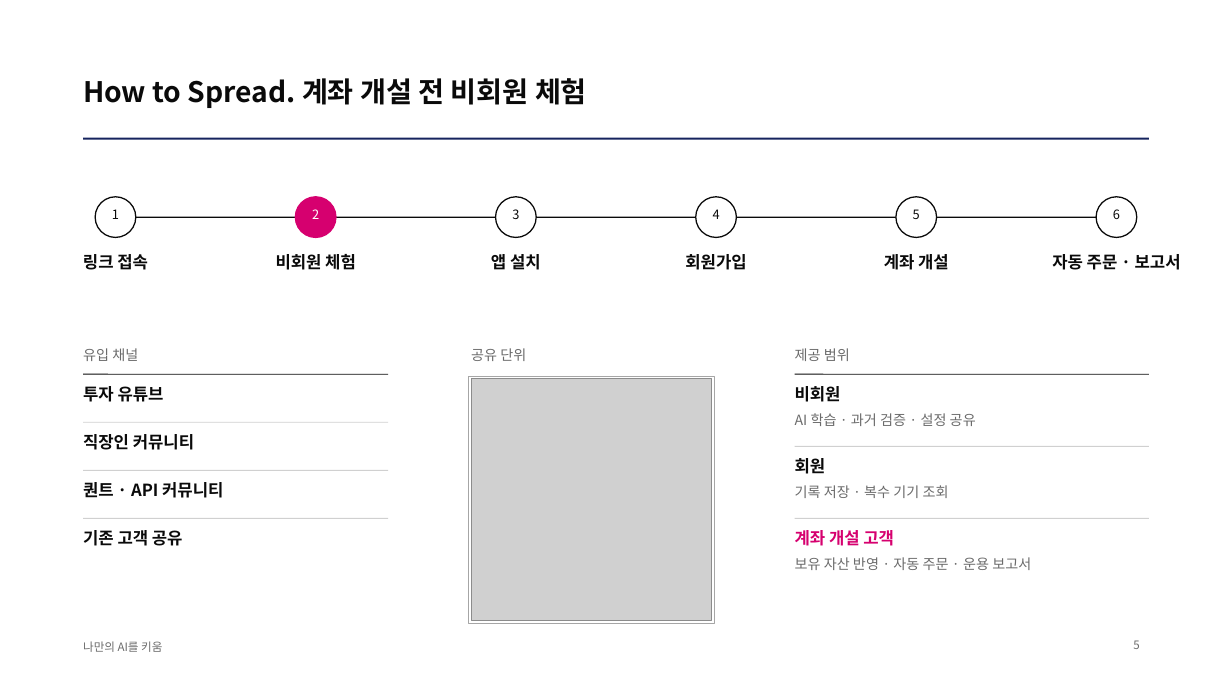
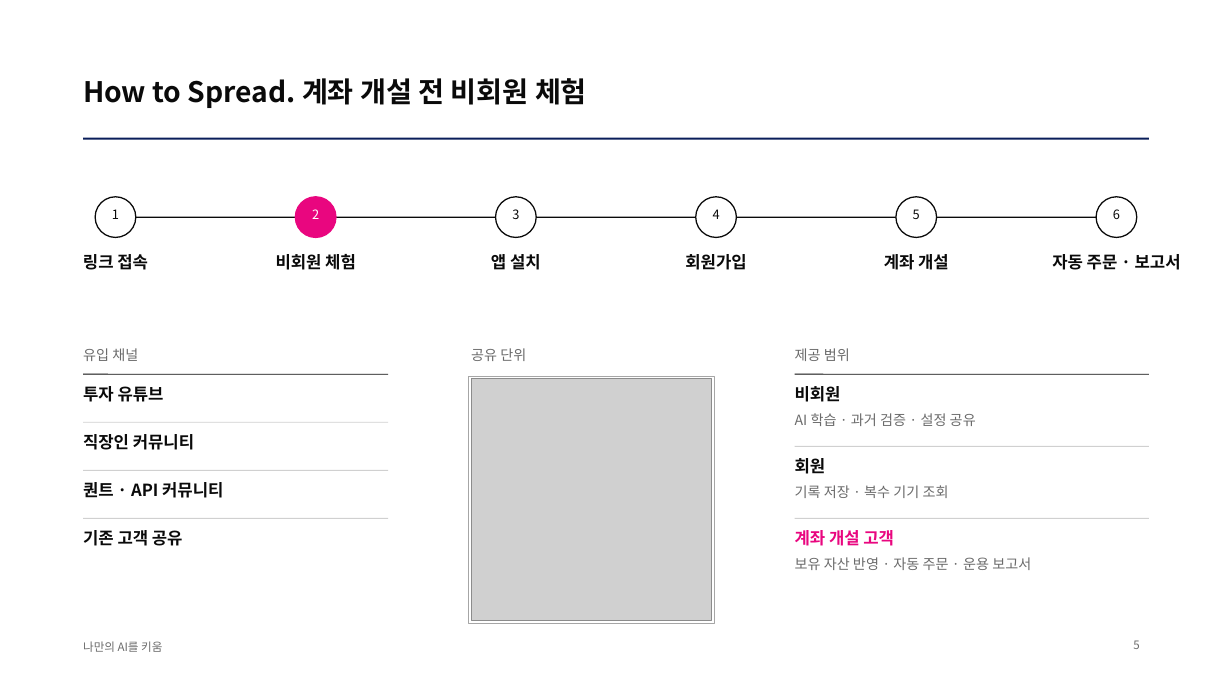
Before and after one commit to kjhoeakjy/why-kw, a slide deck: slide 5 of docs/deck/WhyKiwoom_AI_FACTORY.pptx. Drawn at 1232x693 pixels with LibreOffice and Linux fonts; fonts in the diff are those of the drawing; grey boxes stand for pictures; background and template pictures are left out. Boxes give left, top, right and bottom in pixels: in the first picture for what was removed or moved away, otherwise in the second. Text is boxed around its words. In the diff, an @@ line names an element or a change of style, - is before the commit and + after.

```diff
--- a/docs/deck/WhyKiwoom_AI_FACTORY.pptx
+++ b/docs/deck/WhyKiwoom_AI_FACTORY.pptx
@@ ellipse at <box>296,197,336,238</box>: fill #D6006F to #E9067F; outline #D6006F 1 pt to #E9067F 1 pt @@
@@ text "계좌 개설 고객" at <box>795,530,894,546</box>: text colour #D6006F to #E9067F @@
```
Also in this commit, not shown: 5 other slides changed, 11 other files.
